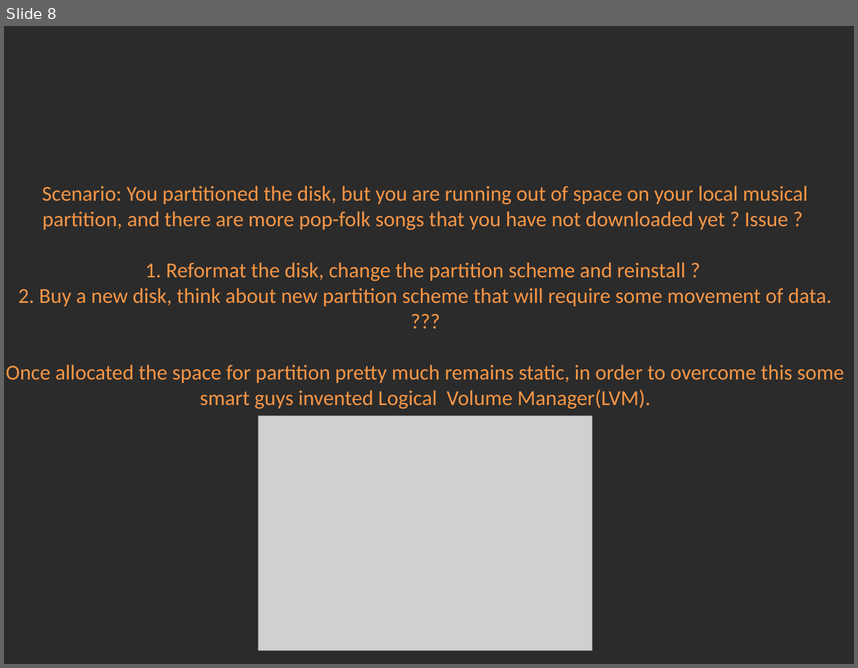
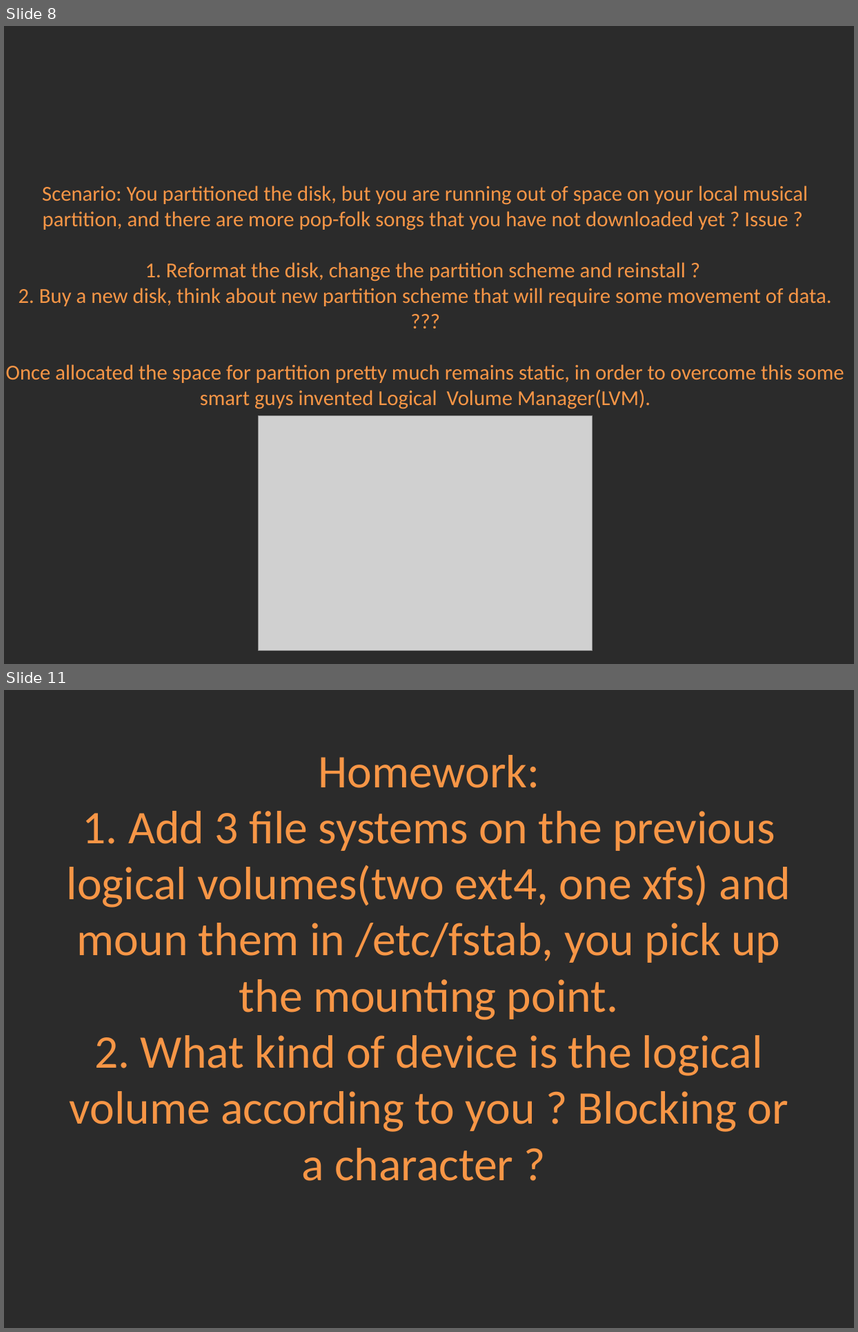
Before and after one commit to Academy-Soft-Intellect/Linux-Course, a slide deck: 8.PartitionsLVMFilesystems/08-PartitionsLVMFileSystems.pptx. Shown one above the other, each under a label of ours: slide 8 before the commit, slides 8 and 11 after it; the slides between them are not shown. The pictures are 858x668 and 858x1332 pixels, drawn with LibreOffice and Linux fonts; fonts in the diff are those of the drawing; grey boxes stand for pictures; background and template pictures are left out; a plain dark background stands for a picture behind light text. Boxes give left, top, right and bottom in pixels: in the first picture for what was removed or moved away, otherwise in the second. Text is boxed around its words. In the diff, an @@ line names an element or a change of style, - is before the commit and + after.

```diff
--- a/8.PartitionsLVMFilesystems/08-PartitionsLVMFileSystems.pptx
+++ b/8.PartitionsLVMFilesystems/08-PartitionsLVMFileSystems.pptx
@@ slide 11 added at (x1=4, y1=690, x2=854, y2=1328), background picture (left out) @@
@@ title added at (x1=67, y1=755, x2=791, y2=1181), 39.6 pt, text #F79646 @@
+Homework:
+1. Add 3 file systems on the previous logical volumes(two ext4, one xfs) and moun them in /etc/fstab, you pick up the mounting point.
+2. What kind of device is the logical volume according to you ? Blocking or a character ?
```
Also in this commit, not shown: 1 slide changed, 2 other slides added, 1 other file.
